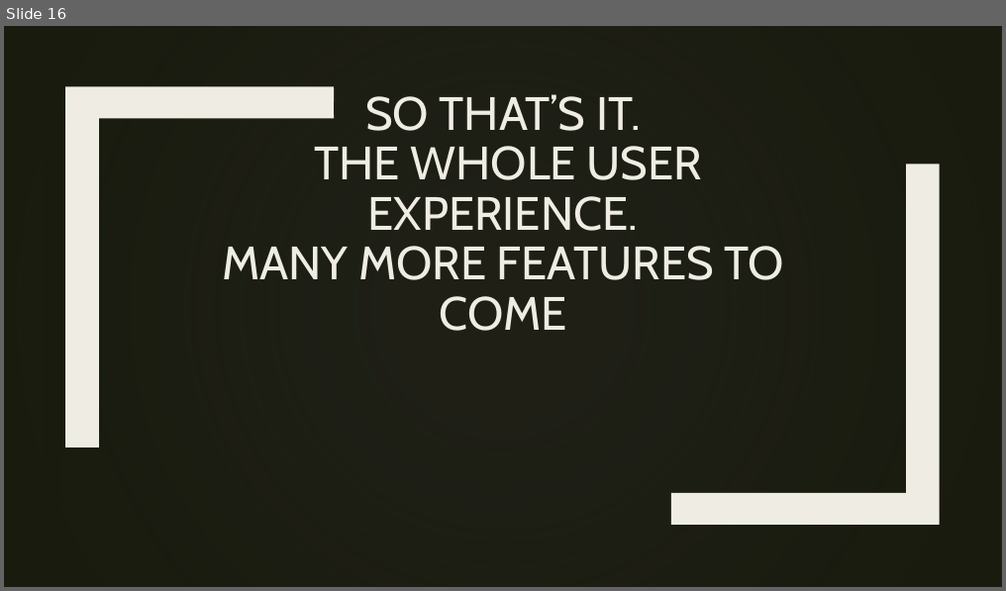
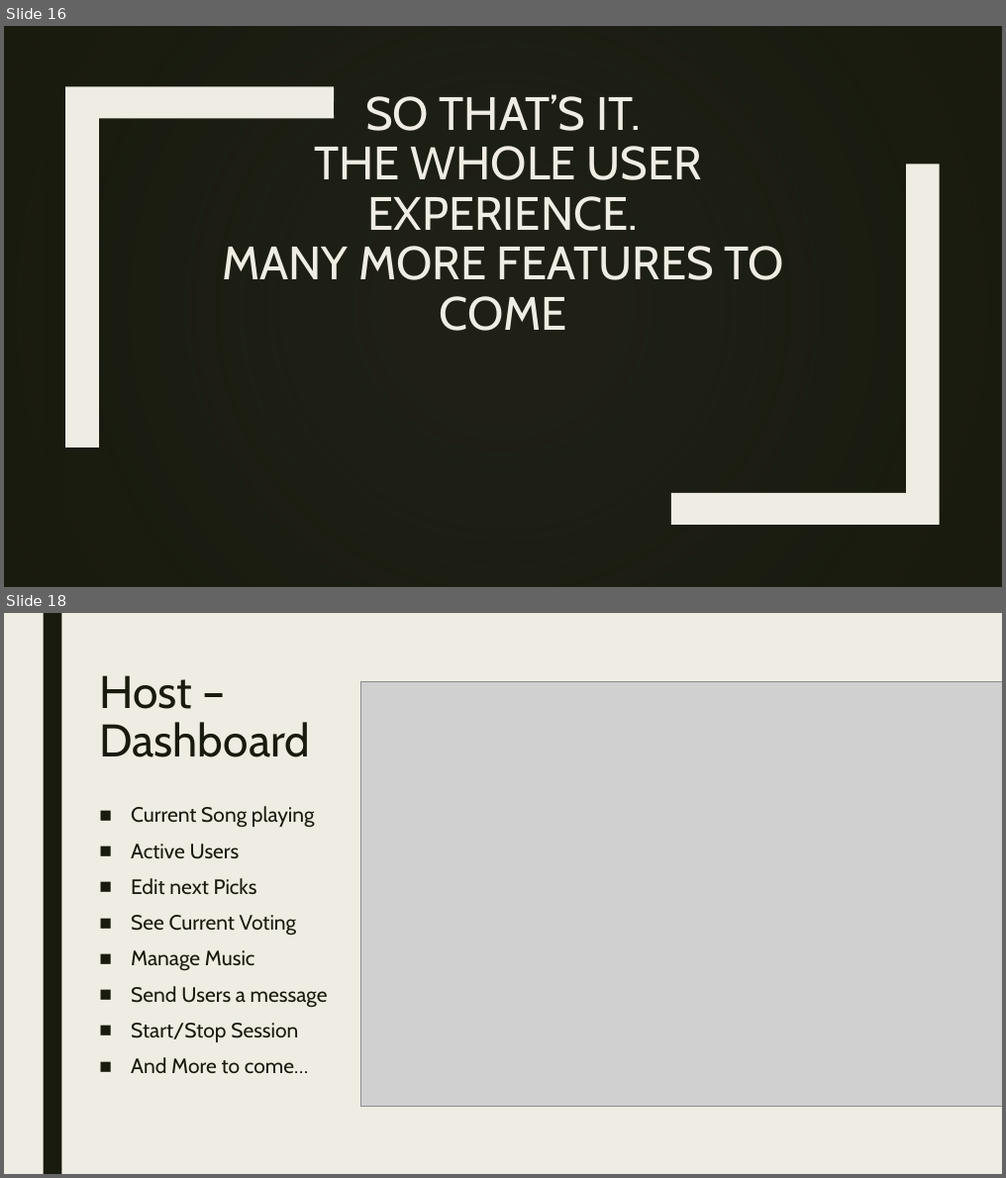
Before and after one commit to itamar659/Final-Project, a slide deck: App - Sadna.pptx. Shown one above the other, each under a label of ours: slide 16 before the commit, slides 16 and 18 after it; the slides between them are not shown. The pictures are 1006x591 and 1006x1178 pixels, drawn with LibreOffice and Linux fonts; fonts in the diff are those of the drawing; grey boxes stand for pictures; background and template pictures are left out; a plain dark background stands for a picture behind light text. Boxes give left, top, right and bottom in pixels: in the first picture for what was removed or moved away, otherwise in the second. Text is boxed around its words. In the diff, an @@ line names an element or a change of style, - is before the commit and + after.

```diff
--- a/App - Sadna.pptx
+++ b/App - Sadna.pptx
@@ slide 18 added at [4,613,1002,1174], background #EFEDE3; not listed: 1 template element that a slide beside it also shows @@
@@ title added at [99,675,310,758], 44 pt, text #191B0E @@
+Host –
+Dashboard
@@ picture added at [360,681,1002,1106] @@
@@ text added at [131,806,328,1074], 20 pt, text #191B0E @@
+■ Current Song playing
+■ Active Users
+■ Edit next Picks
+■ See Current Voting
+■ Manage Music
+■ Send Users a message
+■ Start/Stop Session
+■ And More to come…
```
Also in this commit, not shown: 12 slides changed, 4 other slides added, 1 slide removed, 1 other file.
